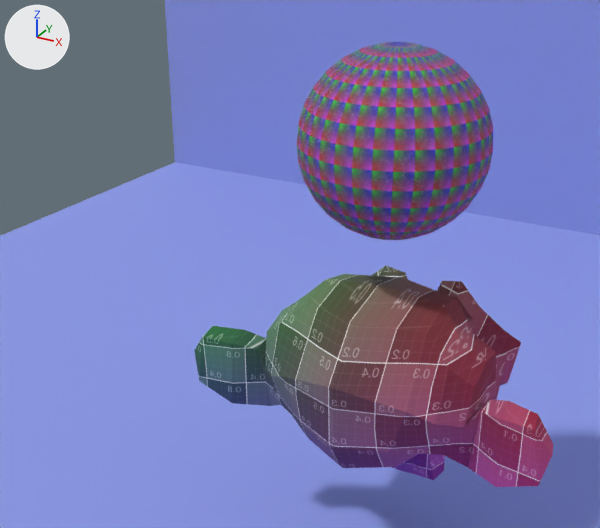
Two versions of the glTF model vl.vlabs.com.ua/vlabs2/src/vlabs/vlab.base/scenes/first.scene/resources/3d/first.scene.glb, one commit apart.
The view is the same before and after, from a camera (50 mm lens) standing at (2.05, -5.03, 3.48) and looking at (-0.19, -0.95, 1.44). Lighting does not change. The marker at upper left points along +X, +Y and +Z. Where no turn or scale is listed for an object, it has been applied to the vertices.
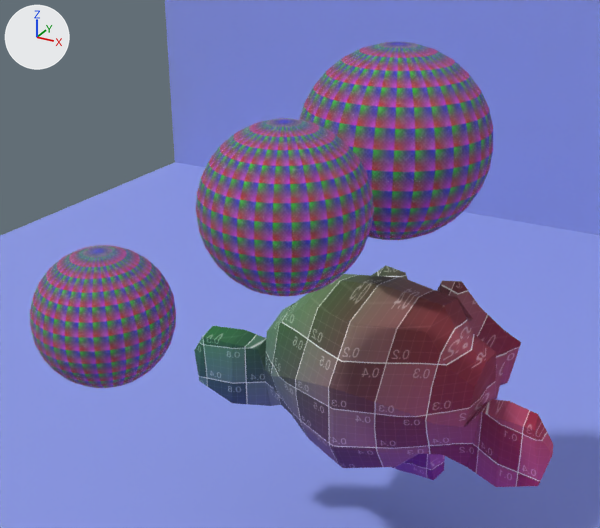
Location of each change, [x1, y1, x2, y2] in pixels of the pictures (600 x 528 px):
'Sphere.001', added: after [196, 118, 374, 296]
'Sphere.002', added: after [30, 245, 176, 388]

Diff of the bpy script that builds the scene:
```diff
--- a/vl.vlabs.com.ua/vlabs2/src/vlabs/vlab.base/scenes/first.scene/resources/3d/first.scene.glb.py
+++ b/vl.vlabs.com.ua/vlabs2/src/vlabs/vlab.base/scenes/first.scene/resources/3d/first.scene.glb.py
@@ me_sphere_002 @@
+me_sphere_002.from_pydata(...)  # a UV sphere (32 segments, 16 rings, poles along z) spanning x -0.276..0.276, y -0.276..0.276, z -0.276..0.276
+me_sphere_002.materials.append(mat_suzannematerial)
@@ me_sphere_001 @@
+me_sphere_001.from_pydata(...)  # a UV sphere (32 segments, 16 rings, poles along z) spanning x -0.464..0.464, y -0.464..0.464, z -0.464..0.464
+me_sphere_001.materials.append(mat_suzannematerial)
@@ ob_sphere_002 @@
+ob_sphere_002 = bpy.data.objects.new('Sphere.002', me_sphere_002)
+ob_sphere_002.location = (0.0, -2.87, 2.0)
@@ ob_sphere_001 @@
+ob_sphere_001 = bpy.data.objects.new('Sphere.001', me_sphere_001)
+ob_sphere_001.location = (0.0, -1.459, 2.0)
```
